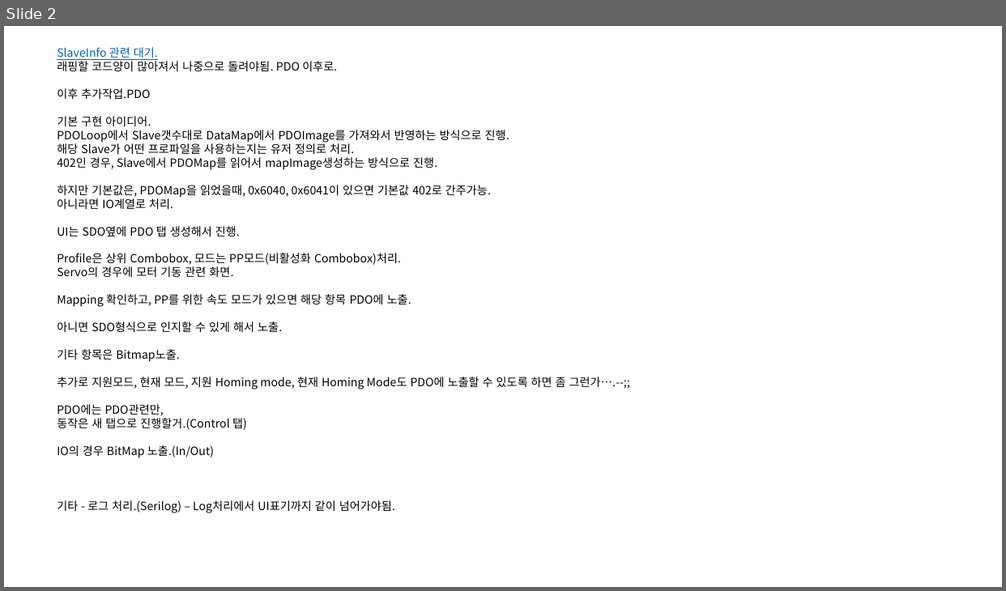
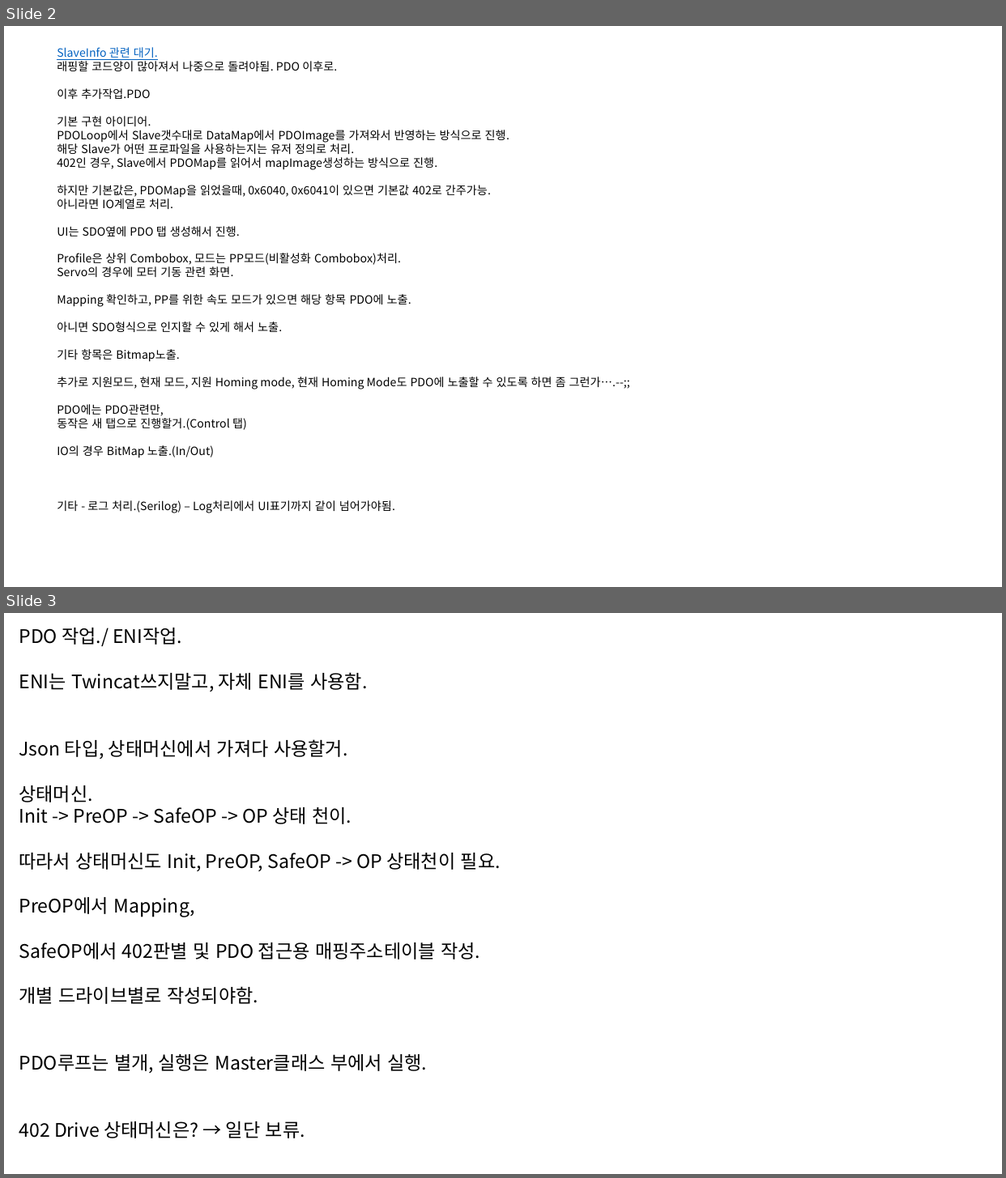
Before and after one commit to prussicblack/EC-Communication-Tester, a slide deck: 작업추가내용.pptx. Shown one above the other, each under a label of ours: slide 2 before the commit, slides 2 and 3 after it. The pictures are 1006x591 and 1006x1178 pixels, drawn with LibreOffice and Linux fonts; fonts in the diff are those of the drawing. Boxes give left, top, right and bottom in pixels: in the first picture for what was removed or moved away, otherwise in the second. Text is boxed around its words. In the diff, an @@ line names an element or a change of style, - is before the commit and + after.

```diff
--- a/작업추가내용.pptx
+++ b/작업추가내용.pptx
@@ slide 3 added at [4, 613, 1002, 1174], background #FFFFFF @@
@@ text added at [19, 628, 501, 1139], 18 pt, text #000000 @@
+PDO 작업./ ENI작업.
+ENI는 Twincat쓰지말고, 자체 ENI를 사용함.
+Json 타입, 상태머신에서 가져다 사용할거.
+상태머신.
+Init -> PreOP -> SafeOP -> OP 상태 천이.
+따라서 상태머신도 Init, PreOP, SafeOP -> OP 상태천이 필요.
+PreOP에서 Mapping,
+SafeOP에서 402판별 및 PDO 접근용 매핑주소테이블 작성.
+개별 드라이브별로 작성되야함.
+PDO루프는 별개, 실행은 Master클래스 부에서 실행.
+402 Drive 상태머신은? → 일단 보류.
```
Also in this commit, not shown: 1 other slide added, 2 other files.
